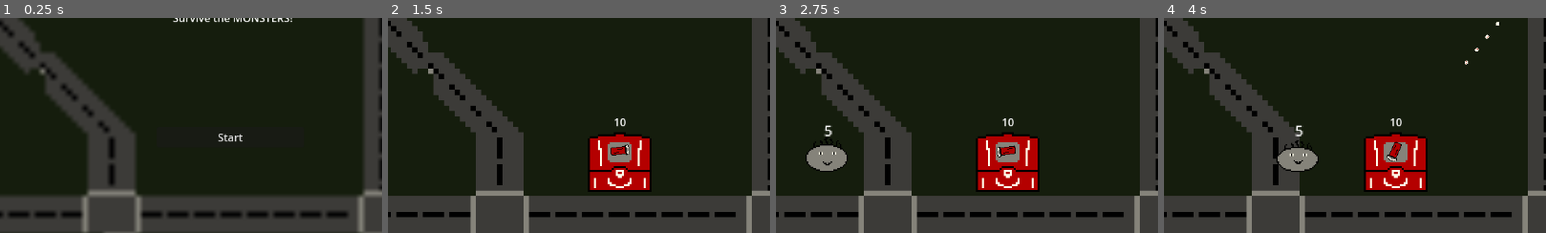
Above: before the commit, frames 1-4 (left to right).
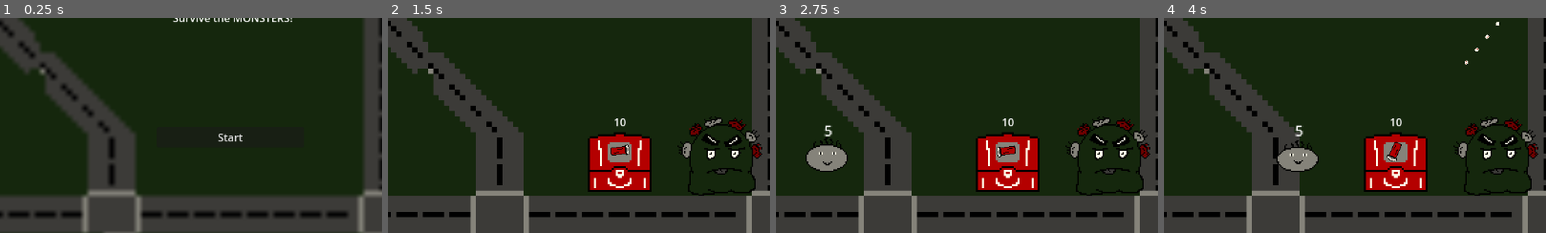
Above: after the commit, the same moments.

Repository: Jadale18/GWJ56-Entry
Game: Godot game, scene res://main_menu.tscn
Same seed, same stepped clock (60 frames per second), same inputs: the game is played once before the commit and once after it.
Inputs (mouse positions are % of the whole screen's width and height, from its top left):
- Up to frame 1 (0.25 s): no input
- Up to frame 2 (1.5 s): click "Start" at 0.5 s; move the mouse to (72, 45) at 1.27 s; hold Right (ui_right) from 1.28 s (still down); hold A (Rotate_L) from 1.28 s (still down)
- Up to frame 3 (2.75 s): move the mouse to (30, 55) at 2.02 s; release Right (ui_right) at 2.03 s; release A (Rotate_L) at 2.03 s; hold Left (ui_left) from 2.03 s (still down); tap D (Rotate_R) at 2.1 s
- Up to frame 4 (4 s): move the mouse to (60, 28) at 2.77 s; release Left (ui_left) at 2.78 s; press the mouse at (60, 28) at 2.78 s; hold Right (ui_right) from 2.78 s (still down); move the mouse to (45, 70) at 3.52 s; release the mouse at (45, 70) at 3.53 s; tap A (Rotate_L) at 3.6 s
The pictures show only the part of the screen within x 20-70%, y 19-69%; the shares and areas given below are measured in that part.

The runs differ from the first frame. In frame 2, 1.7% of the frame differs, in the area x 75-98%, y 45-83%; in frame 3, 1.7%; in frame 4, 1.7%.

Commit message:
Added boss scene with sprite

Diff:
--- /dev/null
+++ b/boss.tscn
@@ -0,0 +1,37 @@
+[gd_scene load_steps=5 format=3 uid="uid://oj6y6s43nkgd"]
+
+[ext_resource type="Texture2D" uid="uid://ddcpfmsm14mku" path="res://Boss.png" id="1_0otf7"]
+
+[sub_resource type="AtlasTexture" id="AtlasTexture_do46v"]
+atlas = ExtResource("1_0otf7")
+region = Rect2(0, 0, 64, 64)
+
+[sub_resource type="AtlasTexture" id="AtlasTexture_ck3fy"]
+atlas = ExtResource("1_0otf7")
+region = Rect2(0, 64, 64, 64)
+
+[sub_resource type="SpriteFrames" id="SpriteFrames_k5nhr"]
+animations = [{
+"frames": [{
+"duration": 1.0,
+"texture": SubResource("AtlasTexture_do46v")
+}, {
+"duration": 1.0,
+"texture": SubResource("AtlasTexture_ck3fy")
+}],
+"loop": true,
+"name": &"default",
+"speed": 5.0
+}]
+
+[node name="Boss" type="CharacterBody2D"]
+scale = Vector2(2, 2)
+
+[node name="AnimatedSprite2D" type="AnimatedSprite2D" parent="."]
+texture_filter = 1
+sprite_frames = SubResource("SpriteFrames_k5nhr")
+frame_progress = 0.905852
+speed_scale = 0.4
+
+[node name="CollisionPolygon2D" type="CollisionPolygon2D" parent="."]
+polygon = PackedVector2Array(-21, 27, 23, 26, 27, 19, 24, 12, 24, -6, 15, -21, 0, -25, -15, -18, -23, -2, -23, 25)
--- a/main.tscn
+++ b/main.tscn
@@ -1,11 +1,12 @@
-[gd_scene load_steps=8 format=3 uid="uid://b12bmd8sop5od"]
+[gd_scene load_steps=9 format=3 uid="uid://b12bmd8sop5od"]
 
 [ext_resource type="Script" path="res://main.gd" id="1_c3otq"]
 [ext_resource type="PackedScene" uid="uid://k7ql7daqq1kt" path="res://bunker.tscn" id="1_ngf4n"]
 [ext_resource type="PackedScene" uid="uid://doixoh75hajk2" path="res://cannon.tscn" id="1_x32ra"]
-[ext_resource type="Texture2D" uid="uid://lyc67py5f1ej" path="res://BG (3).png" id="2_1ijmq"]
+[ext_resource type="Texture2D" uid="uid://g2hcaluue7qd" path="res://BG (4).png" id="2_jm8ah"]
 [ext_resource type="PackedScene" uid="uid://cmjngy5pnyo0p" path="res://enemy_1.tscn" id="3_gi6mn"]
 [ext_resource type="PackedScene" uid="uid://b5kysgfllcfww" path="res://shop.tscn" id="6_486qw"]
+[ext_resource type="PackedScene" uid="uid://oj6y6s43nkgd" path="res://boss.tscn" id="7_vqh8y"]
 
 [sub_resource type="Curve2D" id="Curve2D_okigp"]
 _data = {
@@ -20,7 +21,7 @@
 texture_filter = 1
 position = Vector2(576, 324)
 scale = Vector2(8, 8)
-texture = ExtResource("2_1ijmq")
+texture = ExtResource("2_jm8ah")
 
 [node name="Bunker" parent="." instance=ExtResource("1_ngf4n")]
 position = Vector2(577, 338)
@@ -48,6 +49,9 @@
 [node name="Enemy1" parent="Shop" instance=ExtResource("3_gi6mn")]
 position = Vector2(84, 326)
 
+[node name="Boss" parent="." instance=ExtResource("7_vqh8y")]
+position = Vector2(728, 336)
+
 [connection signal="timeout" from="EnemySpawnTimer" to="." method="_on_timer_timeout"]
 [connection signal="timeout" from="WaveTimer" to="." method="_on_wave_timer_timeout"]
 [connection signal="cannonBought" from="Shop" to="." method="_on_shop_cannon_bought"]
--- a/main_menu.tscn
+++ b/main_menu.tscn
@@ -1,7 +1,7 @@
 [gd_scene load_steps=3 format=3 uid="uid://7avlms37w8lg"]
 
 [ext_resource type="Script" path="res://main_menu.gd" id="1_njh1f"]
-[ext_resource type="Texture2D" uid="uid://lyc67py5f1ej" path="res://BG (3).png" id="2_pxddi"]
+[ext_resource type="Texture2D" uid="uid://g2hcaluue7qd" path="res://BG (4).png" id="2_jdw0a"]
 
 [node name="MainMenu" type="Control"]
 layout_mode = 3
@@ -16,7 +16,7 @@
 [node name="Bg(3)" type="Sprite2D" parent="."]
 position = Vector2(576, 324)
 scale = Vector2(8, 8)
-texture = ExtResource("2_pxddi")
+texture = ExtResource("2_jdw0a")
 
 [node name="Label" type="Label" parent="."]
 layout_mode = 1
Binary file removed: BG (3).png
Binary file added: BG (4).png
Not shown, changed: BG (4).png.import
Binary file added: Boss.png
Not shown, added: Boss.png.import
